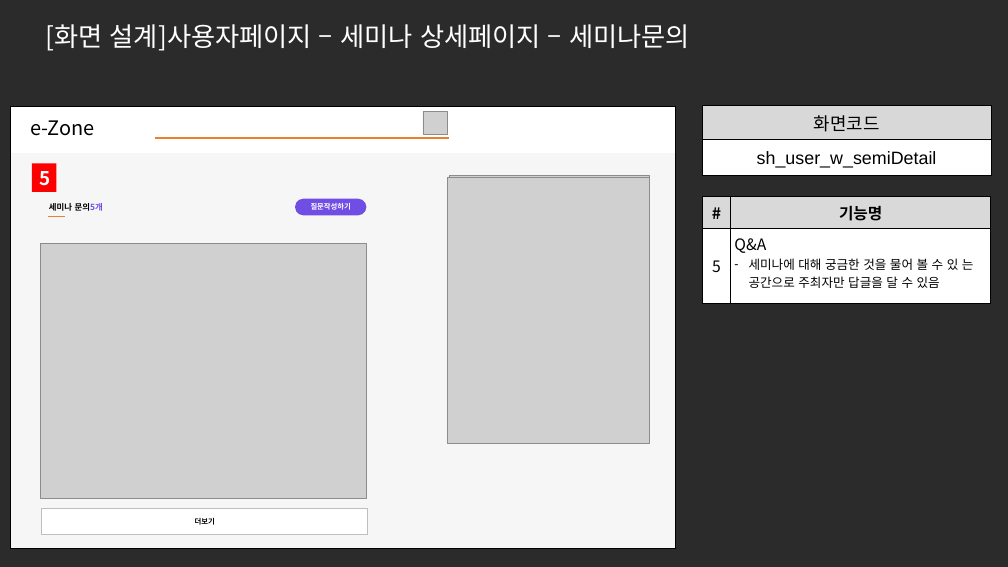
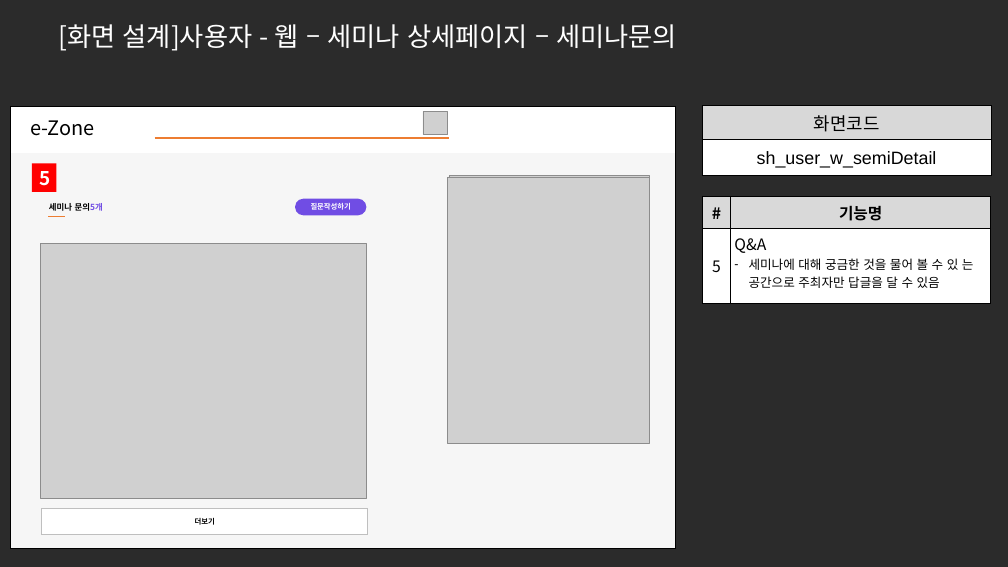
Before and after one commit to ezenteam2/e-Zone, a slide deck: slide 4 of 0 발표용 파워포인트/project05 - 파워포인트 종합 - 서희.pptx. Drawn at 1008x567 pixels with LibreOffice and Linux fonts; fonts in the diff are those of the drawing; grey boxes stand for pictures; background and template pictures are left out; a plain dark background stands for a picture behind light text. Boxes give left, top, right and bottom in pixels: in the first picture for what was removed or moved away, otherwise in the second. Text is boxed around its words. In the diff, an @@ line names an element or a change of style, - is before the commit and + after.

```diff
--- a/0 발표용 파워포인트/project05 - 파워포인트 종합 - 서희.pptx
+++ b/0 발표용 파워포인트/project05 - 파워포인트 종합 - 서희.pptx
@@ text at <box>58,24,677,51</box>: text changed @@
-[화면 설계]사용자페이지 – 세미나 상세페이지 – 세미나문의
+[화면 설계]사용자 - 웹 – 세미나 상세페이지 – 세미나문의
```
Also in this commit, not shown: 28 other slides changed.
